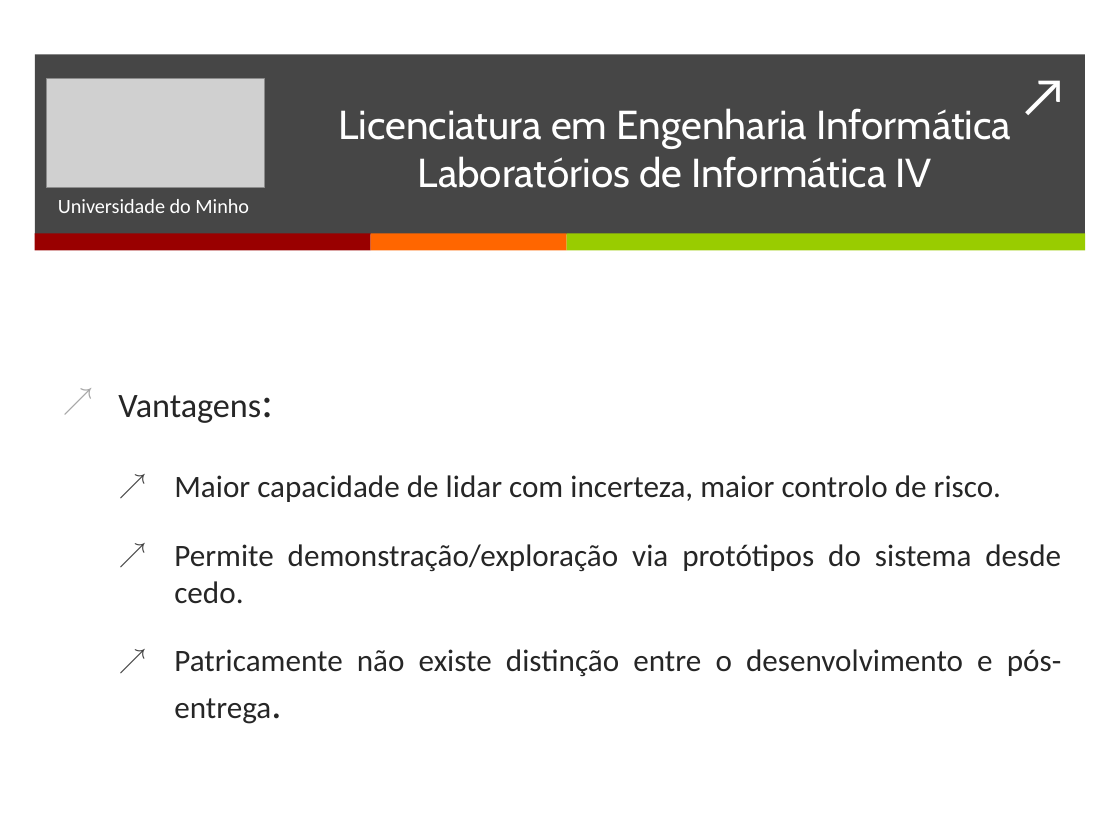
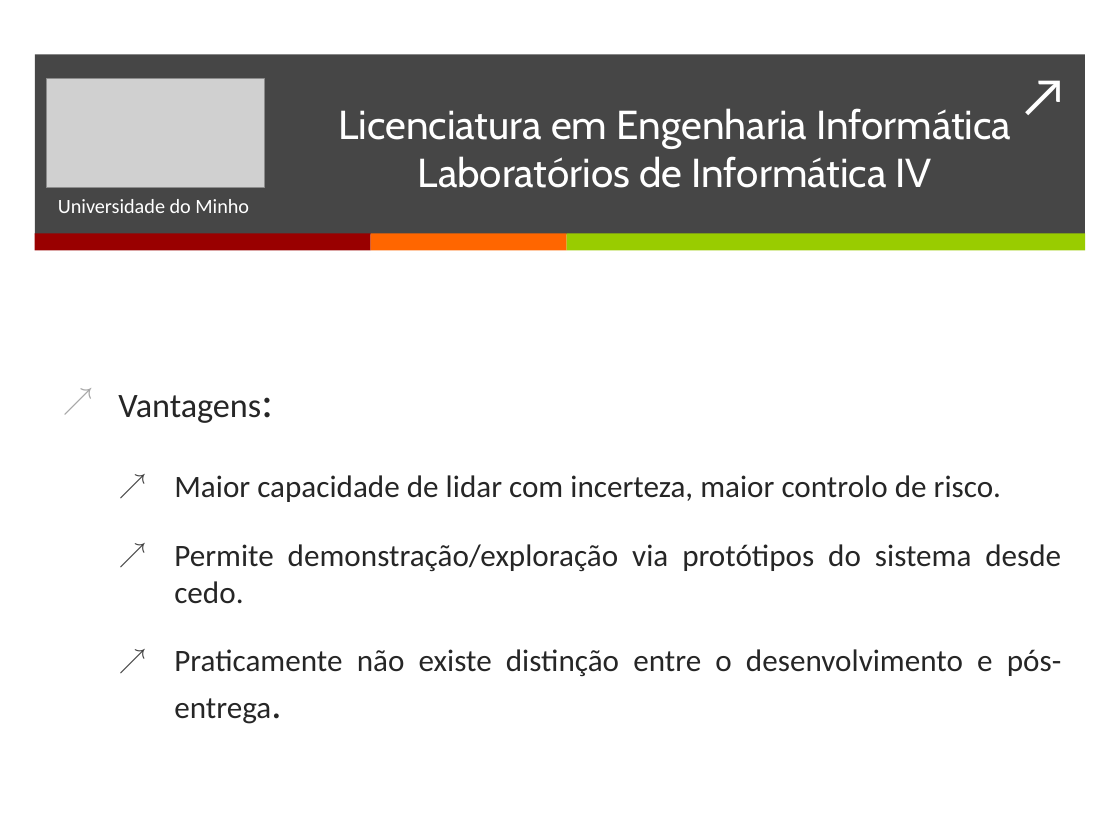
Before and after one commit to BrunoTorres/LI4, a slide deck: slide 10 of Apresentação/Apresentacao.pptx. Drawn at 1120x840 pixels with LibreOffice and Linux fonts; fonts in the diff are those of the drawing; grey boxes stand for pictures. Boxes give left, top, right and bottom in pixels: in the first picture for what was removed or moved away, otherwise in the second. Text is boxed around its words. In the diff, an @@ line names an element or a change of style, - is before the commit and + after.

Commit message:
Alteração

```diff
--- a/Apresentação/Apresentacao.pptx
+++ b/Apresentação/Apresentacao.pptx
@@ text at box(174, 649, 1062, 724): text changed @@
-  ↗ Patricamente não existe distinção entre o desenvolvimento e pós-entrega.
+  ↗ Praticamente não existe distinção entre o desenvolvimento e pós-entrega.
```
